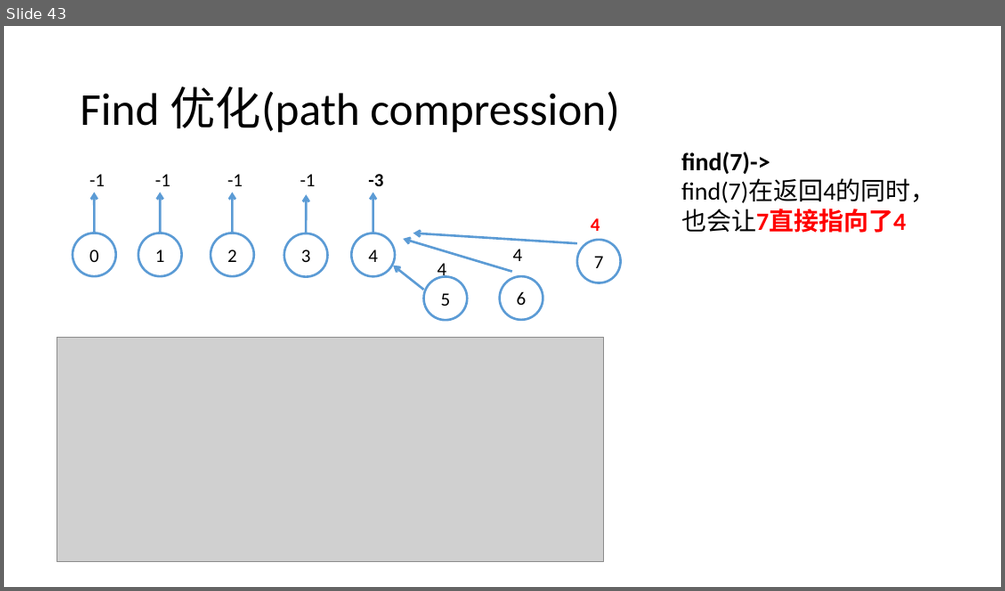
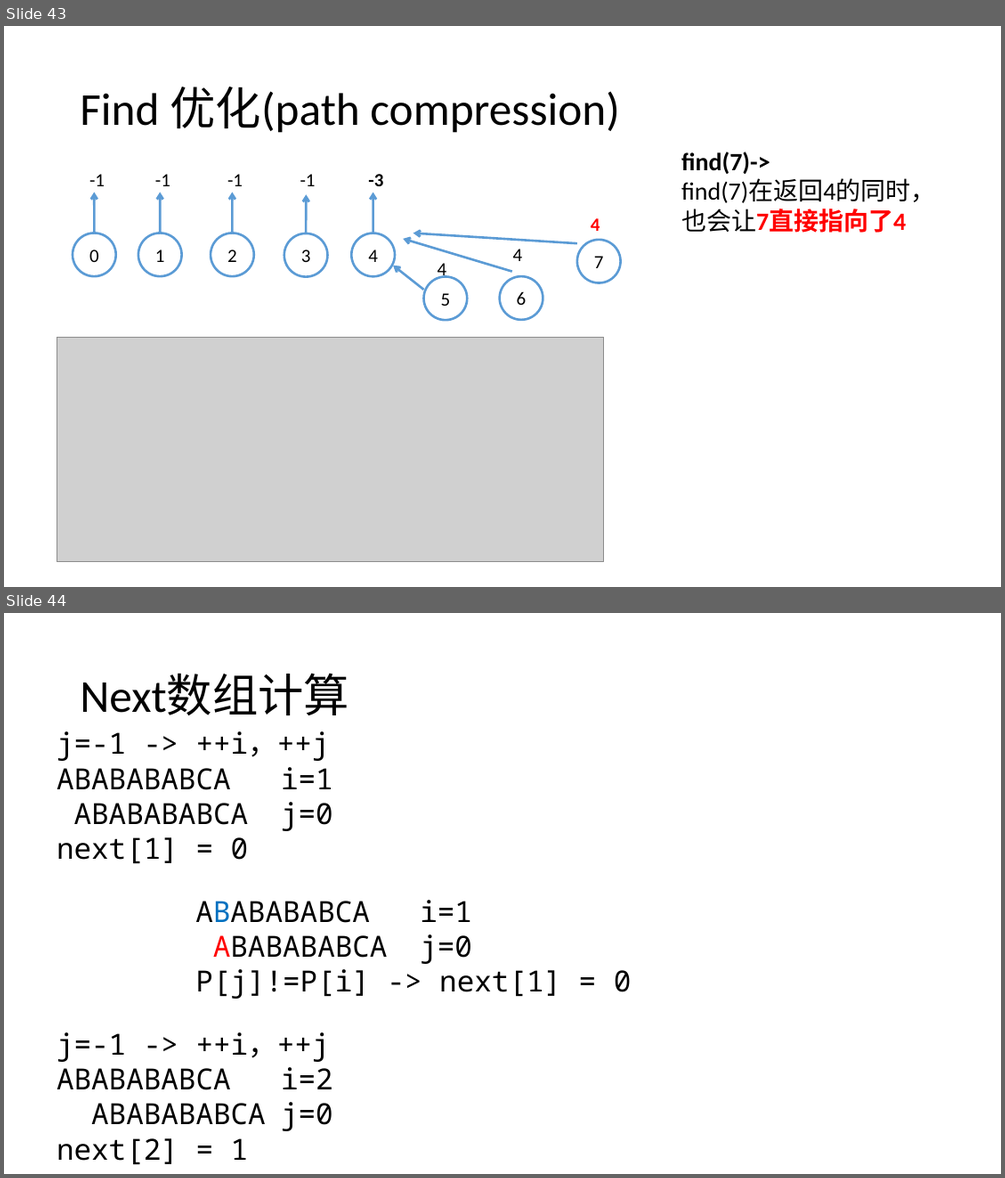
Before and after one commit to Waynefn/cpp_ds_algo, a slide deck: 课件/课件素材.pptx. Shown one above the other, each under a label of ours: slide 43 before the commit, slides 43 and 44 after it. The pictures are 1005x591 and 1005x1178 pixels, drawn with LibreOffice and Linux fonts; fonts in the diff are those of the drawing; grey boxes stand for pictures. Boxes give left, top, right and bottom in pixels: in the first picture for what was removed or moved away, otherwise in the second. Text is boxed around its words. In the diff, an @@ line names an element or a change of style, - is before the commit and + after.

```diff
--- a/课件/课件素材.pptx
+++ b/课件/课件素材.pptx
@@ slide 44 added at <box>4,613,1001,1174</box>, background #FFFFFF @@
@@ title added at <box>80,674,349,715</box>, 44 pt, text #000000 @@
+Next数组计算
@@ text added at <box>57,731,333,864</box>, 28 pt, text #000000 @@
+j=-1 -> ++i，++j
+ABABABABCA i=1
+ABABABABCA j=0
+next[1] = 0
@@ text added at <box>195,900,631,998</box>, 28 pt, text #000000 @@
+ABABABABCA i=1
+ABABABABCA j=0
+P[j]!=P[i] -> next[1] = 0
@@ text added at <box>57,1032,333,1165</box>, 28 pt, text #000000 @@
+j=-1 -> ++i，++j
+ABABABABCA i=2
+ABABABABCA j=0
+next[2] = 1
```
Also in this commit, not shown: 1 slide changed, 1 other slide added, 2 other files.
